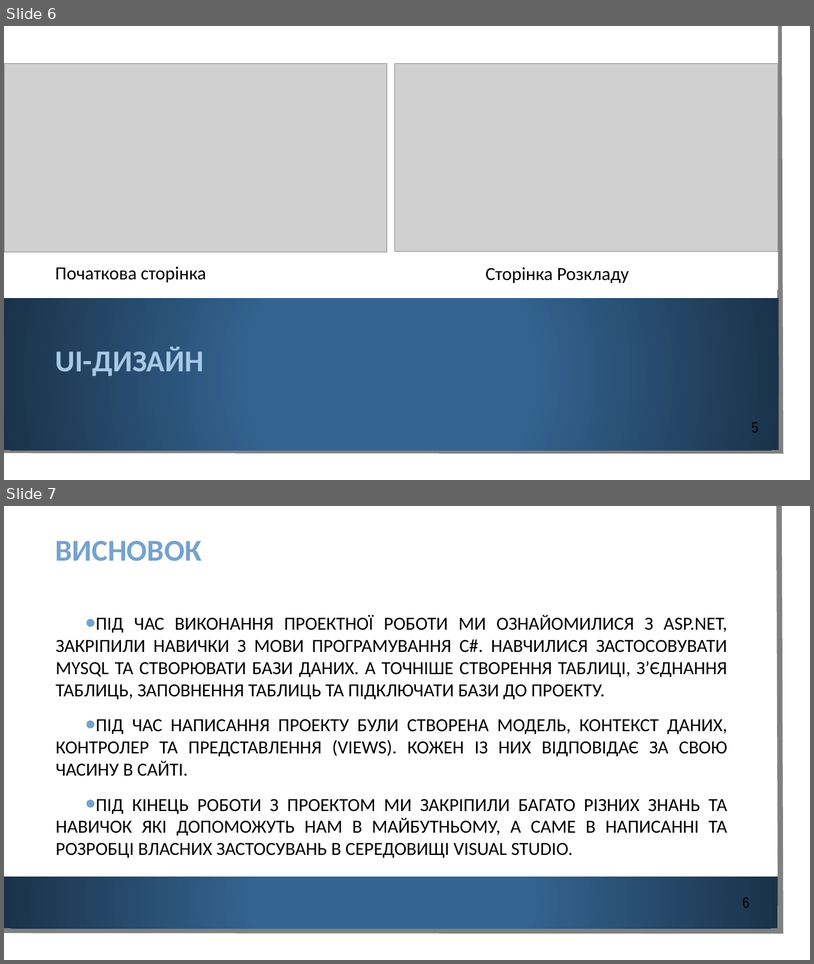
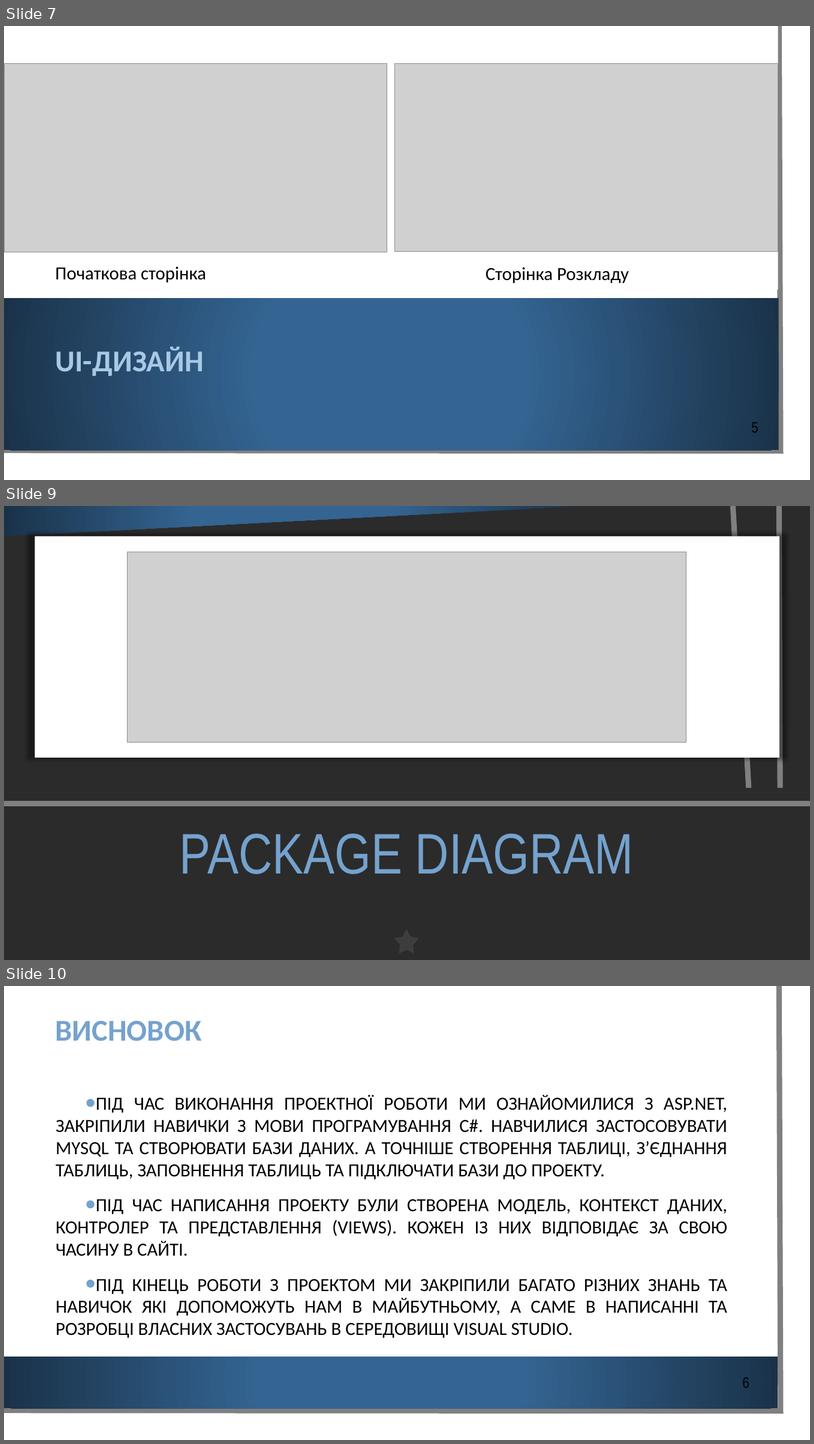
Before and after one commit to ZhovanyKrot/Krok_sait, a slide deck: Проект/Проект (третій рівень).pptx. Shown one above the other, each under a label of ours: slides 6 and 7 before the commit, slides 7, 9 and 10 after it; the slides between them are not shown. The pictures are 814x964 and 814x1444 pixels, drawn with LibreOffice and Linux fonts; fonts in the diff are those of the drawing; grey boxes stand for pictures; background and template pictures are left out; a plain dark background stands for a picture behind light text. Boxes give left, top, right and bottom in pixels: in the first picture for what was removed or moved away, otherwise in the second. Text is boxed around its words. In the diff, an @@ line names an element or a change of style, - is before the commit and + after.

```diff
--- a/Проект/Проект (третій рівень).pptx
+++ b/Проект/Проект (третій рівень).pptx
@@ slide 9 added at [4, 506, 810, 960], background picture (left out); not listed: 3 template elements that a slide beside it also shows @@
@@ freeform shape added at [4, 506, 776, 942], fill #FFFFFF @@
@@ freeform shape added at [4, 506, 581, 536], fill gradient #346492 to #1A3249 @@
@@ freeform shape added at [4, 506, 755, 925], outline #808080 6.5 pt @@
@@ rectangle added at [35, 536, 780, 757], fill #FFFFFF @@
@@ picture added at [128, 552, 687, 742] @@
@@ freeform shape added at [4, 789, 753, 924], fill gradient #346492 to #1A3249 @@
@@ rectangle added at [4, 788, 810, 960], fill #FFFFFF @@
@@ line added from (4, 803) to (810, 803), #808080 6.5 pt @@
@@ title added at [180, 833, 634, 874], 68 pt, text #75A2CE @@
+PACKAGE DIAGRAM
@@ star added at [395, 929, 420, 954], fill #595959 at 40% opacity @@
@@ what was slide 6 is now slide 7 @@
@@ what was slide 7 is now slide 10 @@
```
Also in this commit, not shown: 1 slide changed, 2 other slides added, 1 other file.
